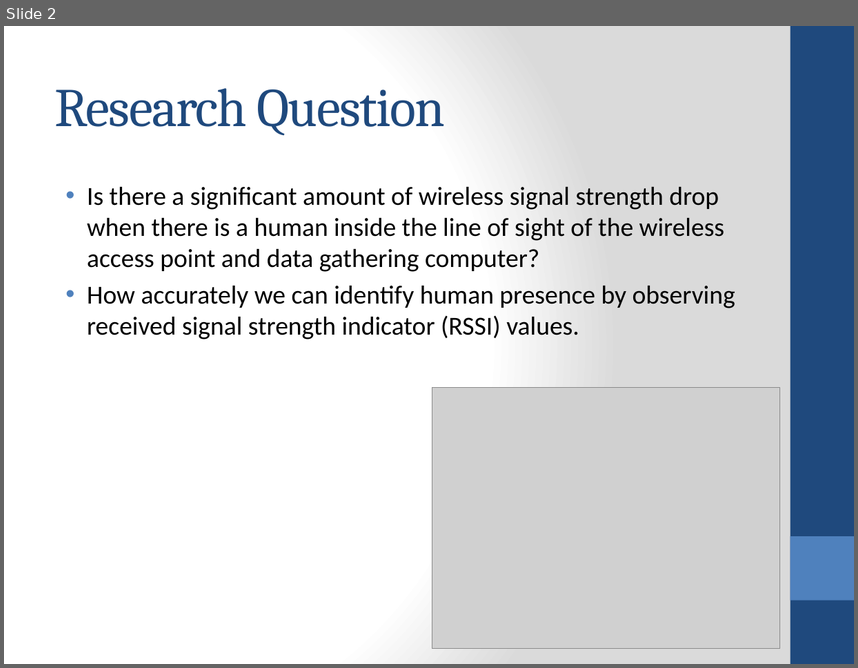
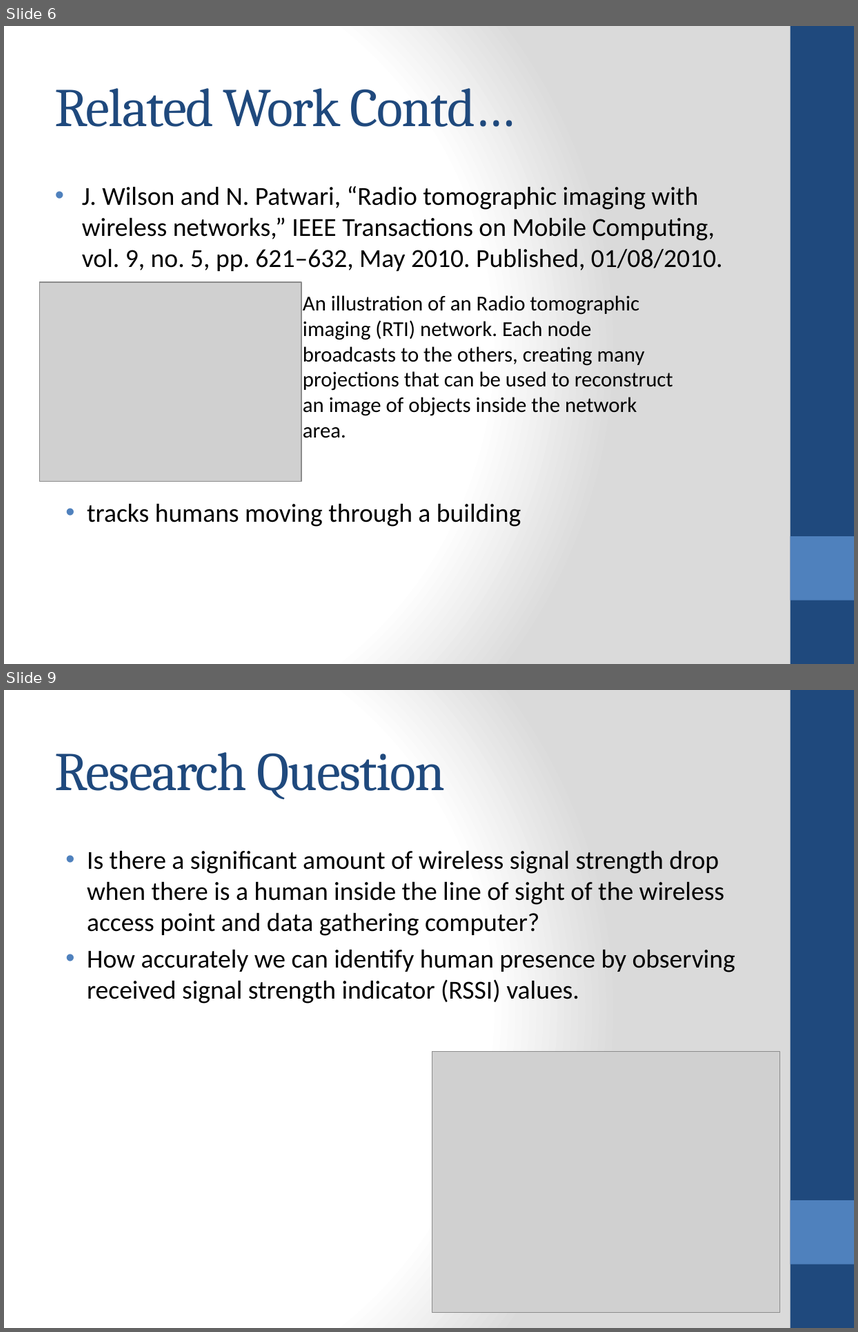
Before and after one commit to jithendra89/research, a slide deck: presentations/interim-final.pptx. Shown one above the other, each under a label of ours: slide 2 before the commit, slides 6 and 9 after it; the slides between them are not shown. The pictures are 858x668 and 858x1332 pixels, drawn with LibreOffice and Linux fonts; fonts in the diff are those of the drawing; grey boxes stand for pictures. Boxes give left, top, right and bottom in pixels: in the first picture for what was removed or moved away, otherwise in the second. Text is boxed around its words. In the diff, an @@ line names an element or a change of style, - is before the commit and + after.

```diff
--- a/presentations/interim-final.pptx
+++ b/presentations/interim-final.pptx
@@ slide 6 added at box(4, 26, 854, 664), background gradient #FFFFFF to #DADADA; not listed: 2 template elements that a slide beside it also shows @@
@@ title added at box(55, 88, 515, 127), 46 pt, text #1F497D @@
+Related Work Contd…
@@ text added at box(82, 186, 723, 526), 22 pt, text #000000 @@
+• J. Wilson and N. Patwari, “Radio tomographic imaging with wireless networks,” IEEE Transactions on Mobile Computing, vol. 9, no. 5, pp. 621–632, May 2010. Published, 01/08/2010.
+• tracks humans moving through a building
@@ picture added at box(40, 282, 301, 481) @@
@@ text added at box(303, 295, 673, 438), 18 pt, text #000000 @@
+An illustration of an Radio tomographic imaging (RTI) network. Each node broadcasts to the others, creating many projections that can be used to reconstruct an image of objects inside the network area.
@@ what was slide 2 is now slide 9 @@
```
Also in this commit, not shown: 5 slides changed, 8 other slides added, 1 slide removed, 8 other files.
